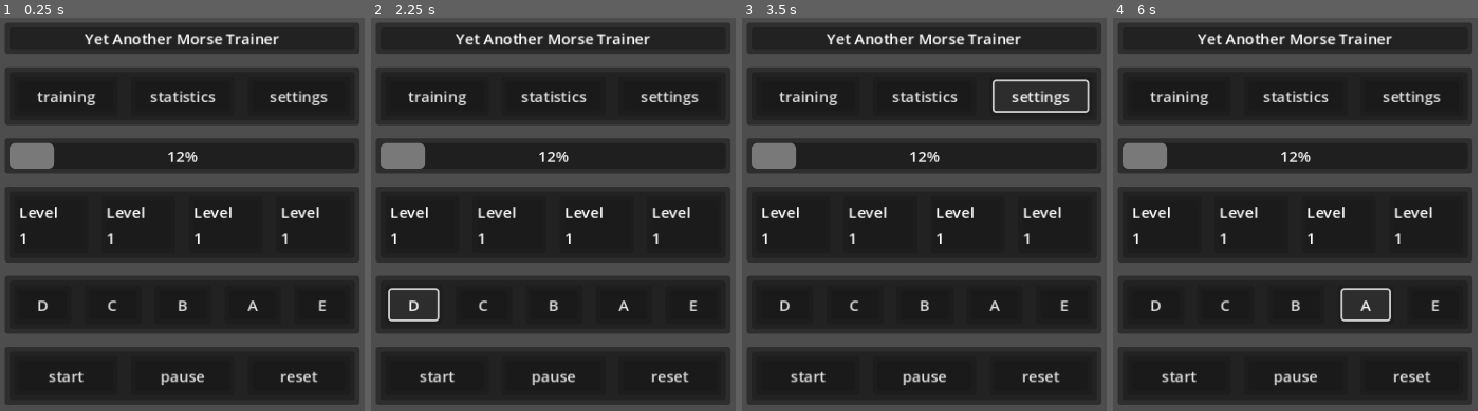
Above: before the commit, frames 1-4 (left to right).
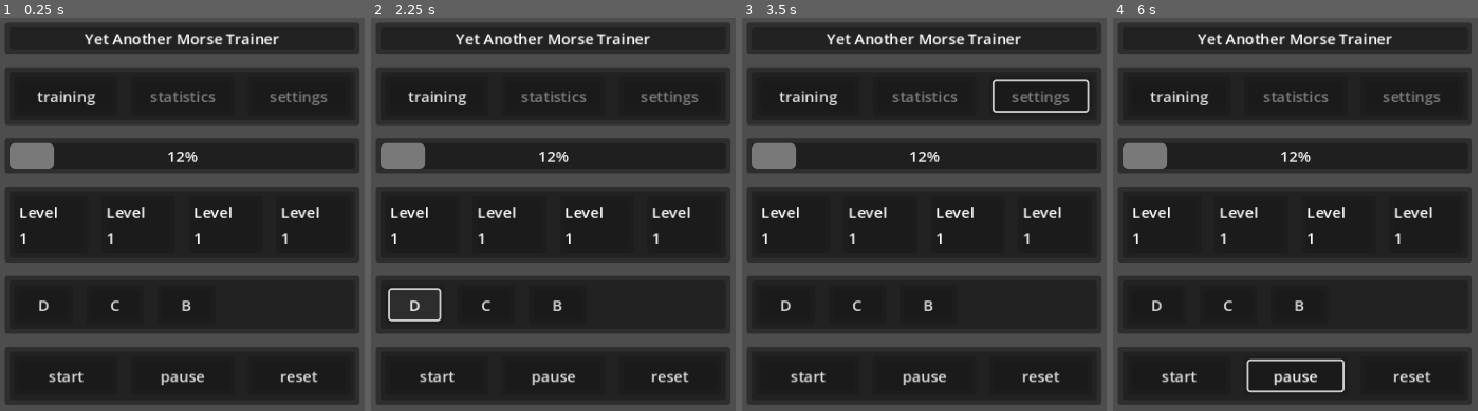
Above: after the commit, the same moments.

Repository: casparkleijne/morse-trainer
Game: Godot game, scene res://main_scene.tscn
The game is run twice, just before and just after one commit, with the same random seed, the same clock (stepped at 60 frames per second) and the same inputs.
Inputs (mouse positions are in pixels of both pictures, inside the frame that each line leads up to):
- Up to frame 1 (0.25 s): no input
- Up to frame 2 (2.25 s): click "training" at 0.5 s; click (553, 96) at 1.25 s, where only the run before the commit has a clickable "statistics"; click "D" at 2 s
- Up to frame 3 (3.5 s): click (1041, 96) at 2.75 s, where only the run before the commit has a clickable "settings"
- Up to frame 4 (6 s): click "C" at 3.5 s; click "B" at 4.25 s; click "pause" at 5 s; click (1364, 304) at 5.75 s, where only the run before the commit has a clickable "A"

The runs differ from the first frame. In frame 1, 0.7% of the frame differs, in the area x 10-90%, y 18-75%; in frame 2, 0.8%; in frame 3, 0.8%; in frame 4, 1.6%, in the area x 10-90%, y 18-96%.

Commit message:
Addes sound and messagehub

Diff:
--- /dev/null
+++ b/Audio/audio_manager.gd
@@ -0,0 +1,122 @@
+# autoload/audio_manager.gd
+extends Node
+
+const DIT_DURATION = 0.06  # 60ms = 20 WPM
+const DAH_DURATION = DIT_DURATION * 3
+const SYMBOL_GAP = DIT_DURATION
+const LETTER_GAP = DIT_DURATION * 3
+const WORD_GAP = DIT_DURATION * 7
+
+const TONE_FREQUENCY = 700.0  # Hz
+const SAMPLE_RATE = 22050
+
+var audio_player: AudioStreamPlayer
+var is_playing: bool = false
+
+signal playback_started()
+signal playback_finished()
+
+func _ready():
+	audio_player = AudioStreamPlayer.new()
+	add_child(audio_player)
+	audio_player.finished.connect(_on_playback_finished)
+
+func play_morse(morse_code: String):
+	if is_playing:
+		return
+
+	is_playing = true
+	playback_started.emit()
+
+	var audio_stream = _generate_morse_audio(morse_code)
+	audio_player.stream = audio_stream
+	audio_player.play()
+
+func play_character(character: String):
+	var morse = MorseData.get_morse(character)
+	if morse:
+		play_morse(morse)
+
+func stop():
+	if audio_player.playing:
+		audio_player.stop()
+	is_playing = false
+
+func _on_playback_finished():
+	is_playing = false
+	playback_finished.emit()
+
+func _generate_morse_audio(morse_code: String) -> AudioStreamWAV:
+	var samples = PackedFloat32Array()
+
+	for i in range(morse_code.length()):
+		var symbol = morse_code[i]
+
+		match symbol:
+			".":
+				_add_tone(samples, DIT_DURATION)
+			"-":
+				_add_tone(samples, DAH_DURATION)
+			" ":
+				_add_silence(samples, LETTER_GAP)
+				continue
+
+		# Symbol gap (behalve na laatste symbool)
+		if i < morse_code.length() - 1 and morse_code[i + 1] != " ":
+			_add_silence(samples, SYMBOL_GAP)
+
+	var stream = AudioStreamWAV.new()
+	stream.data = _float_to_bytes(samples)
+	stream.format = AudioStreamWAV.FORMAT_16_BITS
+	stream.mix_rate = SAMPLE_RATE
+	stream.stereo = false
+
+	return stream
+
+func _add_tone(samples: PackedFloat32Array, duration: float):
+	var sample_count = int(duration * SAMPLE_RATE)
+
+	for i in range(sample_count):
+		var t = float(i) / SAMPLE_RATE
+		var sample = sin(2.0 * PI * TONE_FREQUENCY * t)
+
+		# Apply envelope (attack/decay) voor smooth sound
+		var envelope = 1.0
+		var attack_samples = int(0.005 * SAMPLE_RATE)  # 5ms attack
+		var release_samples = int(0.005 * SAMPLE_RATE)  # 5ms release
+
+		if i < attack_samples:
+			envelope = float(i) / attack_samples
+		elif i > sample_count - release_samples:
+			envelope = float(sample_count - i) / release_samples
+
+		samples.append(sample * envelope * 0.3)  # 0.3 = volume
+
+func _add_silence(samples: PackedFloat32Array, duration: float):
+	var sample_count = int(duration * SAMPLE_RATE)
+	for i in range(sample_count):
+		samples.append(0.0)
+
+func _float_to_bytes(samples: PackedFloat32Array) -> PackedByteArray:
+	var bytes = PackedByteArray()
+	bytes.resize(samples.size() * 2)  # 16-bit = 2 bytes per sample
+
+	for i in range(samples.size()):
+		var sample_16bit = int(clamp(samples[i], -1.0, 1.0) * 32767)
+		bytes[i * 2] = sample_16bit & 0xFF
+		bytes[i * 2 + 1] = (sample_16bit >> 8) & 0xFF
+
+	return bytes
+
+# Settings functies
+func set_speed(wpm: int):
+	# Words Per Minute - standard is PARIS = 50 dits
+	var dit_ms = 1200.0 / wpm
+	# Update alle durations...
+
+func set_tone(frequency: float):
+	# Aanpassen frequency
+	pass
+
+func set_volume(volume_db: float):
+	audio_player.volume_db = volume_db
--- /dev/null
+++ b/Game/event_bus.gd
@@ -0,0 +1,3 @@
+extends Node
+
+signal letter_selected(letter: String)
--- /dev/null
+++ b/Game/game.gd
@@ -0,0 +1,11 @@
+extends Node
+
+# Called when the node enters the scene tree for the first time.
+func _ready() -> void:
+	EventBus.letter_selected.connect(_on_letter_selected)
+
+
+# Called every frame. 'delta' is the elapsed time since the previous frame.
+func _on_letter_selected(letter: String):
+	print("Checking: ", letter)
+	AudioManager.play_character(letter)
--- /dev/null
+++ b/Game/morse_data.gd
@@ -0,0 +1,47 @@
+# autoload/morse_data.gd
+extends Node
+
+
+const KOCH_ORDER = [
+	"K", "M",           # Les 1-2
+	"R", "S", "U",      # Les 3-5
+	"A", "P", "T",      # Les 6-8
+	"L", "O", "W",      # Les 9-11
+	"I", ".", "N",      # Les 12-14
+	"J", "E", "F",      # Les 15-17
+	"0", "Y", "V",      # Les 18-20
+	"G", "5", "/",      # Les 21-23
+	"Q", "9", "Z",      # Les 24-26s
+	"H", "3", "8",      # Les 27-29
+	"B", "?", "4",      # Les 30-32
+	"2", "7", "C",      # Les 33-35
+	"1", "D", "6",      # Les 36-38
+	"X"                 # Les 39-40
+]
+
+const MORSE_CODE = {
+	"A": ".-",     "B": "-...",   "C": "-.-.",
+	"D": "-..",    "E": ".",      "F": "..-.",
+	"G": "--.",    "H": "....",   "I": "..",
+	"J": ".---",   "K": "-.-",    "L": ".-..",
+	"M": "--",     "N": "-.",     "O": "---",
+	"P": ".--.",   "Q": "--.-",   "R": ".-.",
+	"S": "...",    "T": "-",      "U": "..-",
+	"V": "...-",   "W": ".--",    "X": "-..-",
+	"Y": "-.--",   "Z": "--..",
+	"0": "-----",  "1": ".----",  "2": "..---",
+	"3": "...--",  "4": "....-",  "5": ".....",
+	"6": "-....",  "7": "--...",  "8": "---..",
+	"9": "----.",
+	".": ".-.-.-", "/": "-..-.",  "?": "..--.."
+}
+
+func get_characters(lesson_number: int) -> Array:
+	var char_count = min(lesson_number * 2, KOCH_ORDER.size())
+	return KOCH_ORDER.slice(0, char_count)
+
+func get_morse(character: String) -> String:
+	return MORSE_CODE.get(character.to_upper(), "")
+
+func is_valid_character(character: String) -> bool:
+	return MORSE_CODE.has(character.to_upper())
--- a/UI/UserControls/navigation_scene.tscn
+++ b/UI/UserControls/navigation_scene.tscn
@@ -32,6 +32,7 @@
 
 [node name="Button" type="Button" parent="GridCard/MarginContainer/PanelContainer/MarginContainer/PanelContainer/GridContainer/Card2/MarginContainer/PanelContainer/MarginContainer/PanelContainer" index="0"]
 layout_mode = 2
+disabled = true
 text = "statistics"
 
 [node name="Card3" parent="GridCard/MarginContainer/PanelContainer/MarginContainer/PanelContainer/GridContainer" index="2" instance=ExtResource("2_lvlu1")]
@@ -41,6 +42,7 @@
 
 [node name="Button" type="Button" parent="GridCard/MarginContainer/PanelContainer/MarginContainer/PanelContainer/GridContainer/Card3/MarginContainer/PanelContainer/MarginContainer/PanelContainer" index="0"]
 layout_mode = 2
+disabled = true
 text = "settings"
 
 [editable path="GridCard"]
--- /dev/null
+++ b/UI/UserControls/playerinput_scene.gd
@@ -0,0 +1,37 @@
+extends VBoxContainer
+
+
+# Called when the node enters the scene tree for the first time.
+func _ready() -> void:
+
+	var columns : int = 3;
+
+	var button1 = %Card1/MarginContainer/PanelContainer/MarginContainer/PanelContainer/Button
+	var button2 = %Card2/MarginContainer/PanelContainer/MarginContainer/PanelContainer/Button
+	var button3 = %Card3/MarginContainer/PanelContainer/MarginContainer/PanelContainer/Button
+	var button4 = %Card4/MarginContainer/PanelContainer/MarginContainer/PanelContainer/Button
+	var button5 = %Card5/MarginContainer/PanelContainer/MarginContainer/PanelContainer/Button
+
+	button1.pressed.connect(_on_button_pressed.bind(button1.text))
+	button2.pressed.connect(_on_button_pressed.bind(button2.text))
+	button3.pressed.connect(_on_button_pressed.bind(button3.text))
+	button4.pressed.connect(_on_button_pressed.bind(button4.text))
+	button5.pressed.connect(_on_button_pressed.bind(button5.text))
+
+	%Card1.visible = columns > 0
+	%Card2.visible = columns > 1
+	%Card3.visible = columns > 2
+	%Card4.visible = columns > 3
+	%Card5.visible = columns > 4
+
+func _on_button_pressed(letter: String):
+	EventBus.letter_selected.emit(letter)
+
+func _on_morse_finished():
+	# Wat moet er gebeuren als de morse klaar is?
+	print("Morse afgespeeld")
+	# Bijvoorbeeld: enable input, volgende karakter, etc
+
+# Called every frame. 'delta' is the elapsed time since the previous frame.
+func _process(_delta: float) -> void:
+	pass
--- a/UI/UserControls/playerinput_scene.tscn
+++ b/UI/UserControls/playerinput_scene.tscn
@@ -16,16 +16,19 @@
 [node name="GridContainer" parent="GridCard/MarginContainer/PanelContainer/MarginContainer/PanelContainer" index="0"]
 columns = 5
 
-[node name="Card" parent="GridCard/MarginContainer/PanelContainer/MarginContainer/PanelContainer/GridContainer" index="0" instance=ExtResource("2_re7vb")]
+[node name="Card1" parent="GridCard/MarginContainer/PanelContainer/MarginContainer/PanelContainer/GridContainer" index="0" instance=ExtResource("2_re7vb")]
+unique_name_in_owner = true
 layout_mode = 2
 size_flags_horizontal = 3
 size_flags_vertical = 3
 
-[node name="Button" type="Button" parent="GridCard/MarginContainer/PanelContainer/MarginContainer/PanelContainer/GridContainer/Card/MarginContainer/PanelContainer/MarginContainer/PanelContainer" index="0"]
+[node name="Button" type="Button" parent="GridCard/MarginContainer/PanelContainer/MarginContainer/PanelContainer/GridContainer/Card1/MarginContainer/PanelContainer/MarginContainer/PanelContainer" index="0"]
+unique_name_in_owner = true
 layout_mode = 2
 text = "D"
 
 [node name="Card2" parent="GridCard/MarginContainer/PanelContainer/MarginContainer/PanelContainer/GridContainer" index="1" instance=ExtResource("2_re7vb")]
+unique_name_in_owner = true
 layout_mode = 2
 size_flags_horizontal = 3
 size_flags_vertical = 3
@@ -35,6 +38,7 @@
 text = "C"
 
 [node name="Card3" parent="GridCard/MarginContainer/PanelContainer/MarginContainer/PanelContainer/GridContainer" index="2" instance=ExtResource("2_re7vb")]
+unique_name_in_owner = true
 layout_mode = 2
 size_flags_horizontal = 3
 size_flags_vertical = 3
@@ -44,6 +48,7 @@
 text = "B"
 
 [node name="Card4" parent="GridCard/MarginContainer/PanelContainer/MarginContainer/PanelContainer/GridContainer" index="3" instance=ExtResource("2_re7vb")]
+unique_name_in_owner = true
 layout_mode = 2
 size_flags_horizontal = 3
 size_flags_vertical = 3
@@ -53,6 +58,7 @@
 text = "A"
 
 [node name="Card5" parent="GridCard/MarginContainer/PanelContainer/MarginContainer/PanelContainer/GridContainer" index="4" instance=ExtResource("2_re7vb")]
+unique_name_in_owner = true
 layout_mode = 2
 size_flags_horizontal = 3
 size_flags_vertical = 3
@@ -62,7 +68,7 @@
 text = "E"
 
 [editable path="GridCard"]
-[editable path="GridCard/MarginContainer/PanelContainer/MarginContainer/PanelContainer/GridContainer/Card"]
+[editable path="GridCard/MarginContainer/PanelContainer/MarginContainer/PanelContainer/GridContainer/Card1"]
 [editable path="GridCard/MarginContainer/PanelContainer/MarginContainer/PanelContainer/GridContainer/Card2"]
 [editable path="GridCard/MarginContainer/PanelContainer/MarginContainer/PanelContainer/GridContainer/Card3"]
 [editable path="GridCard/MarginContainer/PanelContainer/MarginContainer/PanelContainer/GridContainer/Card4"]
--- /dev/null
+++ b/UI/UserControls/training_scene.tscn
@@ -0,0 +1,23 @@
+[gd_scene load_steps=6 format=3 uid="uid://o3y7yri8vvy0"]
+
+[ext_resource type="PackedScene" uid="uid://dps8f7uhdmhoq" path="res://UI/UserControls/progress_scene.tscn" id="1_4hgnn"]
+[ext_resource type="PackedScene" uid="uid://2q6s5pw1esjw" path="res://UI/UserControls/score_scene.tscn" id="2_2jlvh"]
+[ext_resource type="PackedScene" uid="uid://dg41w8sq6b3yg" path="res://UI/UserControls/playerinput_scene.tscn" id="3_26ntm"]
+[ext_resource type="Script" uid="uid://babisoqridwaq" path="res://UI/UserControls/playerinput_scene.gd" id="4_2jlvh"]
+[ext_resource type="PackedScene" uid="uid://dml243glmg6vj" path="res://UI/UserControls/operation_scene.tscn" id="4_7llgt"]
+
+[node name="TrainingScene" type="VBoxContainer"]
+
+[node name="ProgressScene" parent="." instance=ExtResource("1_4hgnn")]
+layout_mode = 2
+
+[node name="ScoreScene" parent="." instance=ExtResource("2_2jlvh")]
+visible = true
+layout_mode = 2
+
+[node name="PlayerInputScene" parent="." instance=ExtResource("3_26ntm")]
+layout_mode = 2
+script = ExtResource("4_2jlvh")
+
+[node name="OperationScene" parent="." instance=ExtResource("4_7llgt")]
+layout_mode = 2
--- a/main_scene.tscn
+++ b/main_scene.tscn
@@ -1,12 +1,11 @@
-[gd_scene load_steps=8 format=3 uid="uid://b5bbt1fugbov2"]
+[gd_scene load_steps=6 format=3 uid="uid://b5bbt1fugbov2"]
 
 [ext_resource type="Script" uid="uid://dg811p0tmxroa" path="res://main_scene.gd" id="1_0f027"]
 [ext_resource type="PackedScene" uid="uid://bnhws0chdgv2v" path="res://UI/UserControls/title_scene.tscn" id="2_gyfs4"]
 [ext_resource type="PackedScene" uid="uid://cyhk8bjgcd34n" path="res://UI/UserControls/navigation_scene.tscn" id="3_d5x1h"]
-[ext_resource type="PackedScene" uid="uid://dps8f7uhdmhoq" path="res://UI/UserControls/progress_scene.tscn" id="4_d5x1h"]
-[ext_resource type="PackedScene" uid="uid://2q6s5pw1esjw" path="res://UI/UserControls/score_scene.tscn" id="5_8mm7a"]
-[ext_resource type="PackedScene" uid="uid://dg41w8sq6b3yg" path="res://UI/UserControls/playerinput_scene.tscn" id="6_nfk4m"]
-[ext_resource type="PackedScene" uid="uid://dml243glmg6vj" path="res://UI/UserControls/operation_scene.tscn" id="7_66tet"]
+[ext_resource type="PackedScene" uid="uid://o3y7yri8vvy0" path="res://UI/UserControls/training_scene.tscn" id="4_8mm7a"]
+
+[sub_resource type="GDScript" id="GDScript_8mm7a"]
 
 [node name="MainScene" type="Node2D"]
 script = ExtResource("1_0f027")
@@ -14,6 +13,8 @@
 [node name="MainContainer" type="VBoxContainer" parent="."]
 offset_right = 384.0
 offset_bottom = 220.0
+size_flags_horizontal = 3
+script = SubResource("GDScript_8mm7a")
 
 [node name="TitleScene" parent="MainContainer" instance=ExtResource("2_gyfs4")]
 layout_mode = 2
@@ -22,27 +23,6 @@
 [node name="NavigationScene" parent="MainContainer" instance=ExtResource("3_d5x1h")]
 layout_mode = 2
 
-[node name="ProgressScene" parent="MainContainer" instance=ExtResource("4_d5x1h")]
+[node name="TrainingScene" parent="MainContainer" instance=ExtResource("4_8mm7a")]
+unique_name_in_owner = true
 layout_mode = 2
-
-[node name="ScoreScene" parent="MainContainer" instance=ExtResource("5_8mm7a")]
-visible = true
-layout_mode = 2
-
-[node name="PlayerInputScene" parent="MainContainer" instance=ExtResource("6_nfk4m")]
-layout_mode = 2
-
-[node name="OperationScene" parent="MainContainer" instance=ExtResource("7_66tet")]
-layout_mode = 2
-
-[editable path="MainContainer/NavigationScene"]
-[editable path="MainContainer/NavigationScene/GridCard"]
-[editable path="MainContainer/NavigationScene/GridCard/MarginContainer/PanelContainer/MarginContainer/PanelContainer/GridContainer/Card"]
-[editable path="MainContainer/NavigationScene/GridCard/MarginContainer/PanelContainer/MarginContainer/PanelContainer/GridContainer/Card2"]
-[editable path="MainContainer/NavigationScene/GridCard/MarginContainer/PanelContainer/MarginContainer/PanelContainer/GridContainer/Card3"]
-[editable path="MainContainer/ScoreScene"]
-[editable path="MainContainer/ScoreScene/GridCard"]
-[editable path="MainContainer/ScoreScene/GridCard/MarginContainer/PanelContainer/MarginContainer/PanelContainer/GridContainer/Card"]
-[editable path="MainContainer/ScoreScene/GridCard/MarginContainer/PanelContainer/MarginContainer/PanelContainer/GridContainer/Card2"]
-[editable path="MainContainer/ScoreScene/GridCard/MarginContainer/PanelContainer/MarginContainer/PanelContainer/GridContainer/Card3"]
-[editable path="MainContainer/ScoreScene/GridCard/MarginContainer/PanelContainer/MarginContainer/PanelContainer/GridContainer/Card4"]
--- a/project.godot
+++ b/project.godot
@@ -18,6 +18,13 @@
 boot_splash/use_filter=false
 config/icon="res://icon.svg"
 
+[autoload]
+
+AudioManager="*res://Audio/audio_manager.gd"
+MorseData="*res://Game/morse_data.gd"
+Game="*res://Game/game.gd"
+EventBus="*res://Game/event_bus.gd"
+
 [display]
 
 window/size/viewport_width=390
Not shown, added: Audio/audio_manager.gd.uid
Not shown, added: Game/event_bus.gd.uid
Not shown, added: Game/game.gd.uid
Not shown, added: Game/morse_data.gd.uid
Not shown, added: UI/UserControls/playerinput_scene.gd.uid
Not shown, added: UI/UserControls/training_scene.tscn12049865185.tmp
Not shown, added: UI/UserControls/training_scene.tscn12177494061.tmp
Not shown, added: UI/UserControls/training_scene.tscn12198883897.tmp
